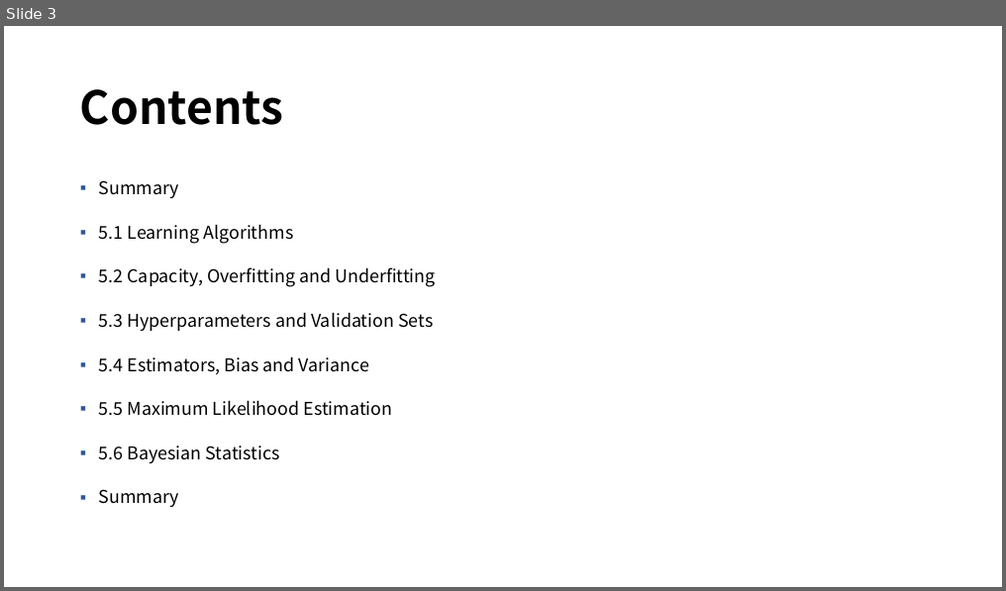
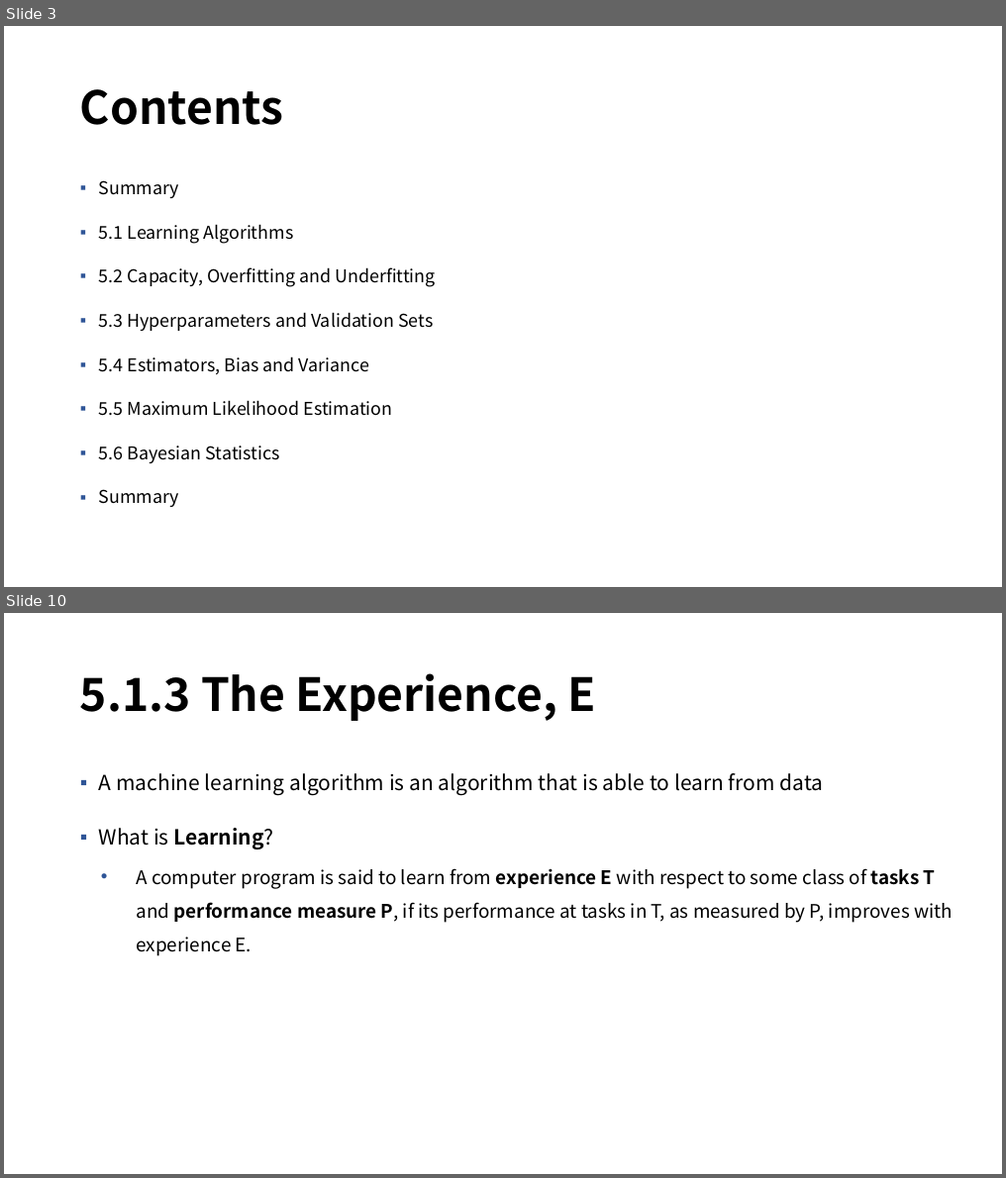
Before and after one commit to mmvv11/GraduateStudies, a slide deck: DeepLearningStudy/5-1. Machine Learning Basics, 230210, 정지운.pptx. Shown one above the other, each under a label of ours: slide 3 before the commit, slides 3 and 10 after it; the slides between them are not shown. The pictures are 1006x591 and 1006x1178 pixels, drawn with LibreOffice and Linux fonts; fonts in the diff are those of the drawing; background and template pictures are left out. Boxes give left, top, right and bottom in pixels: in the first picture for what was removed or moved away, otherwise in the second. Text is boxed around its words. In the diff, an @@ line names an element or a change of style, - is before the commit and + after.

```diff
--- a/DeepLearningStudy/5-1. Machine Learning Basics, 230210, 정지운.pptx
+++ b/DeepLearningStudy/5-1. Machine Learning Basics, 230210, 정지운.pptx
@@ slide 10 added at [4,613,1002,1174], background picture (left out) @@
@@ title added at [80,673,596,721], 44 pt, text #000000, bold @@
+5.1.3 The Experience, E
@@ text added at [99,773,952,957], 18 pt, text #000000 @@
+▪ A machine learning algorithm is an algorithm that is able to learn from data
+▪ What is Learning?
+  • A computer program is said to learn from experience E with respect to some class of tasks T and performance measure P, if its performance at tasks in T, as measured by P, improves with experience E.
```
Also in this commit, not shown: 1 slide changed, 5 other slides added.
